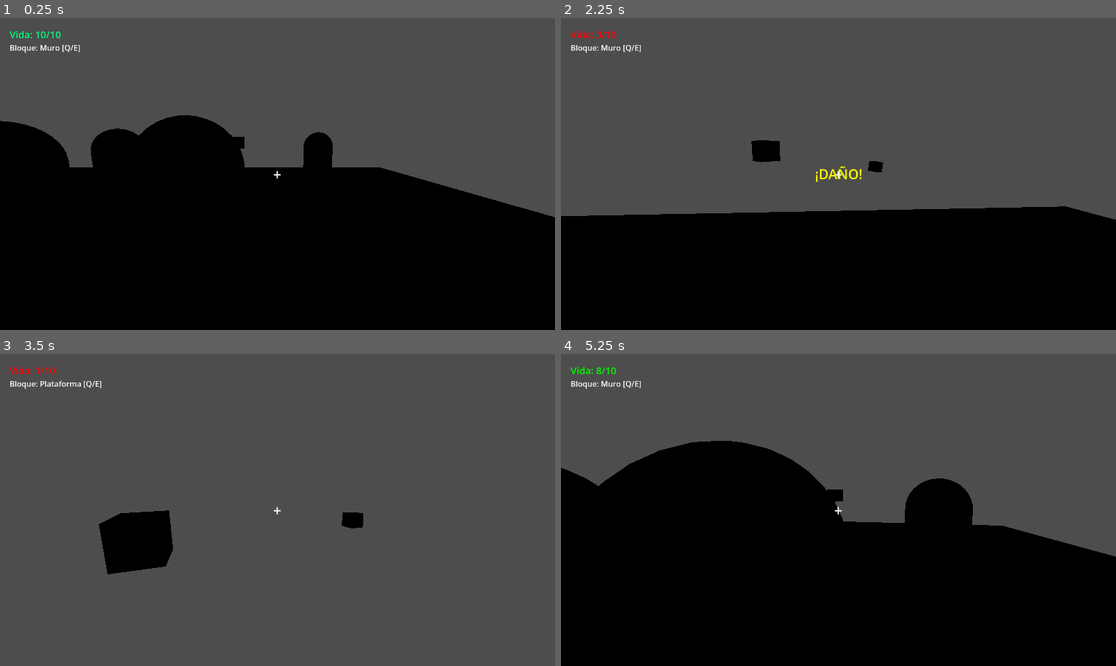
Above: before the commit, frames 1-4 (two rows, left to right).
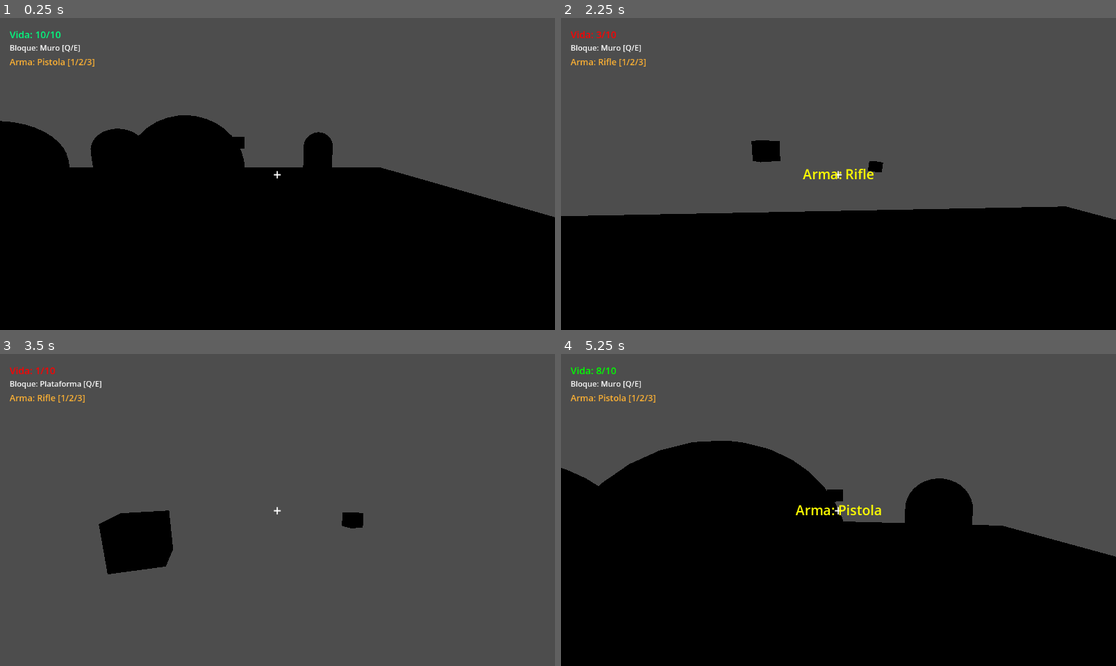
Above: after the commit, the same moments.

Repository: kilder16/NEXUS
Game: Godot game, scene res://scenes/levels/test_level.tscn
Two runs of this game, one before a commit and one after it. Both use one fixed random seed, a clock stepped at 60 frames per second and the inputs below.
Inputs (mouse positions are in pixels of both pictures, inside the frame that each line leads up to):
- Up to frame 1 (0.25 s): no input
- Up to frame 2 (2.25 s): tap Enter at 0.5 s; move the mouse to (866, 174) at 0.52 s; hold Up from 0.53 s (still down); tap 1 at 0.6 s; click (866, 174) at 0.67 s; tap Space at 0.77, 1.52 s; tap 2 at 0.8, 1.35 s; move the mouse to (810, 174) at 1.27 s; click (810, 174) at 1.42 s; tap 3 at 1.55, 2.1 s; move the mouse to (849, 167) at 2.02 s; click (849, 167) at 2.17 s
- Up to frame 3 (3.5 s): keep holding Up; tap Q at 2.3, 2.85 s; move the mouse to (271, 516) at 2.77 s; click (271, 516) at 2.92 s; tap Space at 3.02 s; tap E at 3.05 s
- Up to frame 4 (5.25 s): move the mouse to (877, 513) at 3.52 s; tap E at 3.6 s; click (877, 513) at 3.67 s; tap Space at 3.77 s; tap 1 at 3.8, 5.1 s; release Up at 4.25 s; click "REINTENTAR" at 4.25 s; move the mouse to (794, 506) at 5.02 s; hold Up from 5.03 s (still down); click (794, 506) at 5.17 s

The runs differ from the first frame. In frame 1, 0.2% of the frame differs, in the area x 1-18%, y 12-16%; in frame 2, 0.4%, in the area x 1-57%, y 12-53%; in frame 3, 0.1%; in frame 4, 0.4%.

Commit message:
Fase 3 completa: sistema de armas - pistola, escopeta, rifle

Diff:
--- a/scenes/ui/hud.tscn
+++ b/scenes/ui/hud.tscn
@@ -21,6 +21,15 @@
 offset_bottom = 73.0
 theme_override_font_sizes/font_size = 16
 text = "Bloque: Muro [Q/E]"
+
+[node name="WeaponLabel" type="Label" parent="." unique_id=864213057]
+offset_left = 20.0
+offset_top = 78.0
+offset_right = 250.0
+offset_bottom = 105.0
+theme_override_colors/font_color = Color(1, 0.7, 0.2, 1)
+theme_override_font_sizes/font_size = 18
+text = "Arma: Pistola [1/2/3]"
 
 [node name="Crosshair" type="CenterContainer" parent="." unique_id=1272378942]
 anchors_preset = 8
--- a/scripts/ai/enemy.gd
+++ b/scripts/ai/enemy.gd
@@ -147,9 +147,9 @@
 		current_state = State.PATROL
 		print("Enemigo perdió al jugador")
 
-func take_damage():
-	health -= 1
-	print("Enemigo recibió daño. Vida: ", health)
+func take_damage(amount: int = 1):
+	health -= amount
+	print("Enemigo recibió daño (", amount, "). Vida: ", health)
 
 	if health <= 0:
 		die()
--- a/scripts/player/player.gd
+++ b/scripts/player/player.gd
@@ -15,6 +15,11 @@
 var current_block_type = 0
 var block_types = ["Muro", "Rampa", "Plataforma"]
 
+# === ARMAS ===
+var weapons: Array = []
+var current_weapon_index: int = 0
+var shoot_cooldown: float = 0.0
+
 # === REFERENCIAS ===
 @onready var camera = $Camera3D
 @onready var raycast = $Camera3D/RayCast3D
@@ -26,6 +31,7 @@
 
 func _ready():
 	add_to_group("player")
+	setup_weapons()
 
 	print("=== NEXUS - PLAYER INICIADO ===")
 	print("Controles:")
@@ -35,12 +41,20 @@
 	print("  Clic Izquierdo = Disparar / Destruir")
 	print("  Clic Derecho = Construir bloque")
 	print("  Q / E = Cambiar tipo de bloque")
+	print("  1 / 2 / 3 = Cambiar arma")
 	print("  R = Reiniciar nivel")
 	Input.set_mouse_mode(Input.MOUSE_MODE_CAPTURED)
 
 	update_hud()
 	if hud:
 		hud.show_message("Llega al objetivo verde", 3.0)
+
+func setup_weapons():
+	weapons = [
+		Weapon.new("Pistola", 1, 0.2, 50.0),
+		Weapon.new("Escopeta", 3, 0.8, 10.0, 0.12, 6),
+		Weapon.new("Rifle", 2, 0.4, 100.0),
+	]
 
 func _input(event):
 	if event.is_action_pressed("ui_cancel"):
@@ -63,6 +77,7 @@
 			build()
 
 	if event is InputEventKey and event.pressed:
+		print("[player] _input key pressed: keycode=", event.keycode, " (KEY_1=", KEY_1, ", KEY_2=", KEY_2, ", KEY_3=", KEY_3, ", KEY_Q=", KEY_Q, ")")
 		if event.keycode == KEY_Q:
 			current_block_type = (current_block_type - 1) % block_types.size()
 			if current_block_type < 0:
@@ -71,15 +86,55 @@
 		elif event.keycode == KEY_E:
 			current_block_type = (current_block_type + 1) % block_types.size()
 			update_hud()
+		elif event.keycode == KEY_1 or event.keycode == KEY_KP_1:
+			switch_weapon(0)
+		elif event.keycode == KEY_2 or event.keycode == KEY_KP_2:
+			switch_weapon(1)
+		elif event.keycode == KEY_3 or event.keycode == KEY_KP_3:
+			switch_weapon(2)
 		elif event.keycode == KEY_R:
 			get_tree().reload_current_scene()
 
+func switch_weapon(idx: int):
+	print("[player] switch_weapon called with idx=", idx, " | weapons.size()=", weapons.size(), " | hud=", hud)
+	if idx < 0 or idx >= weapons.size():
+		print("[player] switch_weapon: idx fuera de rango, return")
+		return
+	current_weapon_index = idx
+	update_hud()
+	if hud:
+		hud.show_message("Arma: " + weapons[idx].weapon_name, 1.0)
+
 func shoot():
-	if raycast.is_colliding():
-		var target = raycast.get_collider()
-
-		if target.has_method("take_damage"):
-			target.take_damage()
+	if shoot_cooldown > 0.0:
+		return
+	if weapons.is_empty():
+		return
+
+	var w: Weapon = weapons[current_weapon_index]
+	shoot_cooldown = w.fire_rate
+
+	var space_state = get_world_3d().direct_space_state
+	var origin: Vector3 = camera.global_position
+	var base_forward: Vector3 = -camera.global_transform.basis.z
+	var cam_x: Vector3 = camera.global_transform.basis.x
+	var cam_y: Vector3 = camera.global_transform.basis.y
+
+	for _i in w.pellets:
+		var forward = base_forward
+		if w.spread > 0.0:
+			var sx = randf_range(-w.spread, w.spread)
+			var sy = randf_range(-w.spread, w.spread)
+			forward = forward.rotated(cam_x, sy).rotated(cam_y, sx).normalized()
+
+		var to_pos = origin + forward * w.max_range
+		var query = PhysicsRayQueryParameters3D.create(origin, to_pos)
+		query.exclude = [self.get_rid()]
+		var result = space_state.intersect_ray(query)
+		if result:
+			var target = result.collider
+			if target and target.has_method("take_damage"):
+				target.take_damage(w.damage)
 
 func build():
 	if raycast.is_colliding():
@@ -116,6 +171,8 @@
 	if hud:
 		hud.update_health(health, max_health)
 		hud.update_block_type(current_block_type)
+		if not weapons.is_empty():
+			hud.update_weapon(weapons[current_weapon_index].weapon_name)
 
 func die():
 	print("=== HAS MUERTO ===")
@@ -124,6 +181,9 @@
 		game_over.show_game_over()
 
 func _physics_process(delta):
+	if shoot_cooldown > 0.0:
+		shoot_cooldown -= delta
+
 	if not is_on_floor():
 		velocity.y -= gravity * delta
 
--- a/scripts/systems/block.gd
+++ b/scripts/systems/block.gd
@@ -21,7 +21,7 @@
 		material.albedo_color = block_colors[block_type]
 		mesh_instance.material_override = material
 
-func take_damage():
+func take_damage(_amount: int = 1):
 	print("¡BLOQUE DESTRUIDO!")
 	# Efecto visual antes de destruir (opcional)
 	queue_free()
--- a/scripts/ui/hud.gd
+++ b/scripts/ui/hud.gd
@@ -6,6 +6,7 @@
 
 @onready var health_label = $HealthLabel
 @onready var block_label = $BlockLabel
+@onready var weapon_label = $WeaponLabel
 @onready var crosshair = $Crosshair
 @onready var message_label = $MessageLabel
 
@@ -31,6 +32,13 @@
 	if block_label:
 		block_label.text = "Bloque: %s [Q/E]" % block_names[block_type]
 
+func update_weapon(weapon_name: String):
+	print("[hud] update_weapon called with '", weapon_name, "' | weapon_label=", weapon_label)
+	if weapon_label:
+		weapon_label.text = "Arma: %s [1/2/3]" % weapon_name
+	else:
+		print("[hud] WARNING: weapon_label es null — el nodo $WeaponLabel no se resolvió")
+
 func show_message(text: String, duration: float = 2.0):
 	if message_label:
 		message_label.text = text
--- /dev/null
+++ b/scripts/weapons/weapon.gd
@@ -0,0 +1,26 @@
+class_name Weapon
+extends RefCounted
+
+# Datos de un arma. Sin estado de runtime: el cooldown vive en el player.
+
+var weapon_name: String
+var damage: int
+var fire_rate: float   # segundos entre disparos
+var max_range: float   # alcance máximo del raycast
+var spread: float      # dispersión en radianes (0 = sin spread)
+var pellets: int       # número de raycasts por disparo
+
+func _init(
+	p_name: String,
+	p_damage: int,
+	p_fire_rate: float,
+	p_max_range: float,
+	p_spread: float = 0.0,
+	p_pellets: int = 1,
+):
+	weapon_name = p_name
+	damage = p_damage
+	fire_rate = p_fire_rate
+	max_range = p_max_range
+	spread = p_spread
+	pellets = p_pellets
Not shown, added: scripts/weapons/weapon.gd.uid
